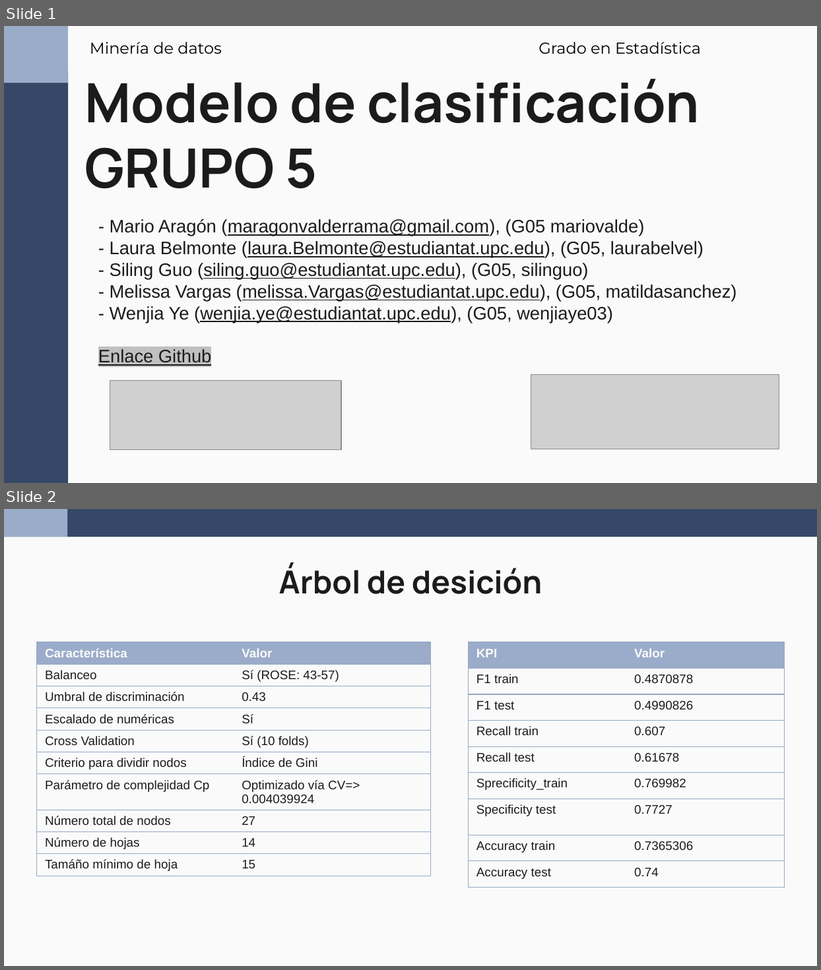
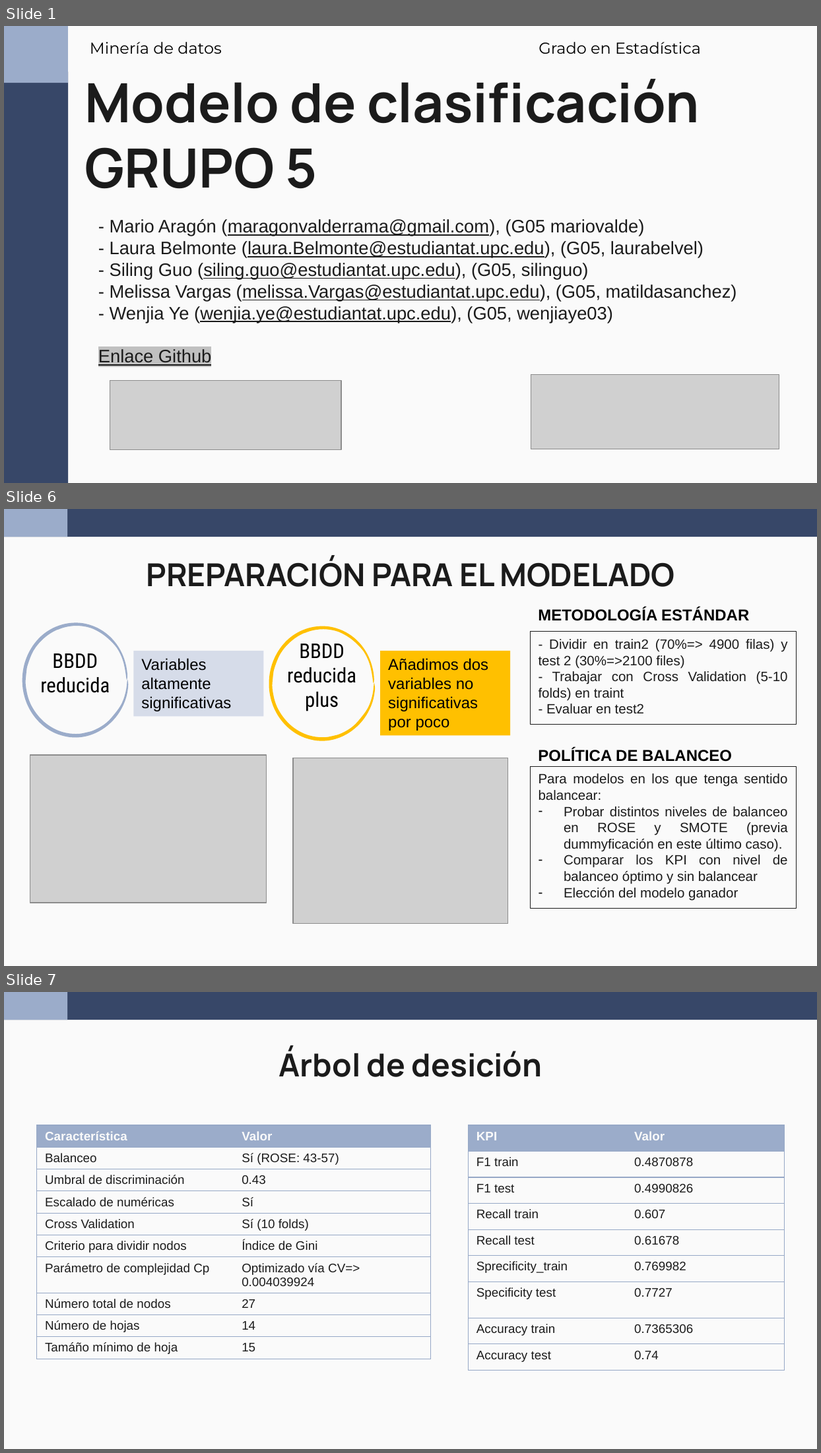
Before and after one commit to wen2111/Mineria, a slide deck: Entrega_2/00.REPORTE/Reporte_Grupo5_new.pptx. Shown one above the other, each under a label of ours: slides 1 and 2 before the commit, slides 1, 6 and 7 after it; the slides between them are not shown. The pictures are 821x970 and 821x1453 pixels, drawn with LibreOffice and Linux fonts; fonts in the diff are those of the drawing; grey boxes stand for pictures. Boxes give left, top, right and bottom in pixels: in the first picture for what was removed or moved away, otherwise in the second. Text is boxed around its words. In the diff, an @@ line names an element or a change of style, - is before the commit and + after.

```diff
--- a/Entrega_2/00.REPORTE/Reporte_Grupo5_new.pptx
+++ b/Entrega_2/00.REPORTE/Reporte_Grupo5_new.pptx
@@ slide 6 added at box(4, 509, 817, 966), background #FAFAFA; not listed: 2 template elements that a slide beside it also shows @@
@@ title added at box(147, 557, 675, 587), 28 pt, text #1B1B1B, bold @@
+PREPARACIÓN PARA EL MODELADO
@@ freeform shape added at box(22, 623, 128, 737), fill #9BACCA @@
@@ freeform shape added at box(269, 626, 376, 741), fill #FFC000 @@
@@ text added at box(538, 608, 749, 621), 14 pt, text #000000, bold @@
+METODOLOGÍA ESTÁNDAR
@@ text added at box(287, 644, 356, 712), 18 pt, text #000000 @@
+BBDD reducida plus
@@ rectangle added at box(530, 632, 796, 724), outline #1B1B1B 0.75 pt, 12 pt, text #1B1B1B @@
+- Dividir en train2 (70%=> 4900 filas) y test 2 (30%=>2100 files)
+- Trabajar con Cross Validation (5-10 folds) en traint
+- Evaluar en test2
@@ text added at box(40, 654, 110, 693), 18 pt, text #000000 @@
+BBDD reducida
@@ rectangle added at box(133, 650, 263, 716), fill #D6DCE9, 14 pt, text #000000 @@
+Variables altamente significativas
@@ rectangle added at box(380, 650, 511, 735), fill #FFC000, 14 pt, text #000000 @@
+Añadimos dos variables no significativas por poco
@@ picture added at box(30, 755, 267, 904) @@
@@ picture added at box(294, 758, 508, 925) @@
@@ text added at box(538, 749, 732, 762), 14 pt, text #000000, bold @@
+POLÍTICA DE BALANCEO
@@ rectangle added at box(530, 767, 796, 909), outline #1B1B1B 0.75 pt, 12 pt, text #1B1B1B @@
+Para modelos en los que tenga sentido balancear:
+– Probar distintos niveles de balanceo en ROSE y SMOTE (previa dummyficación en este último caso).
+– Comparar los KPI con nivel de balanceo óptimo y sin balancear
+– Elección del modelo ganador
@@ what was slide 2 is now slide 7 @@
```
Also in this commit, not shown: 4 other slides added.
